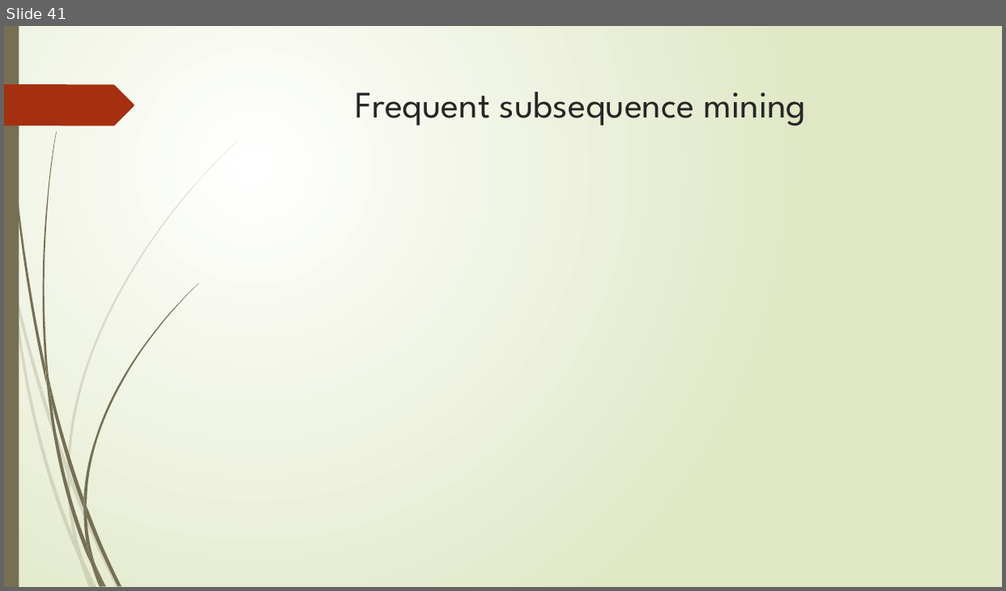
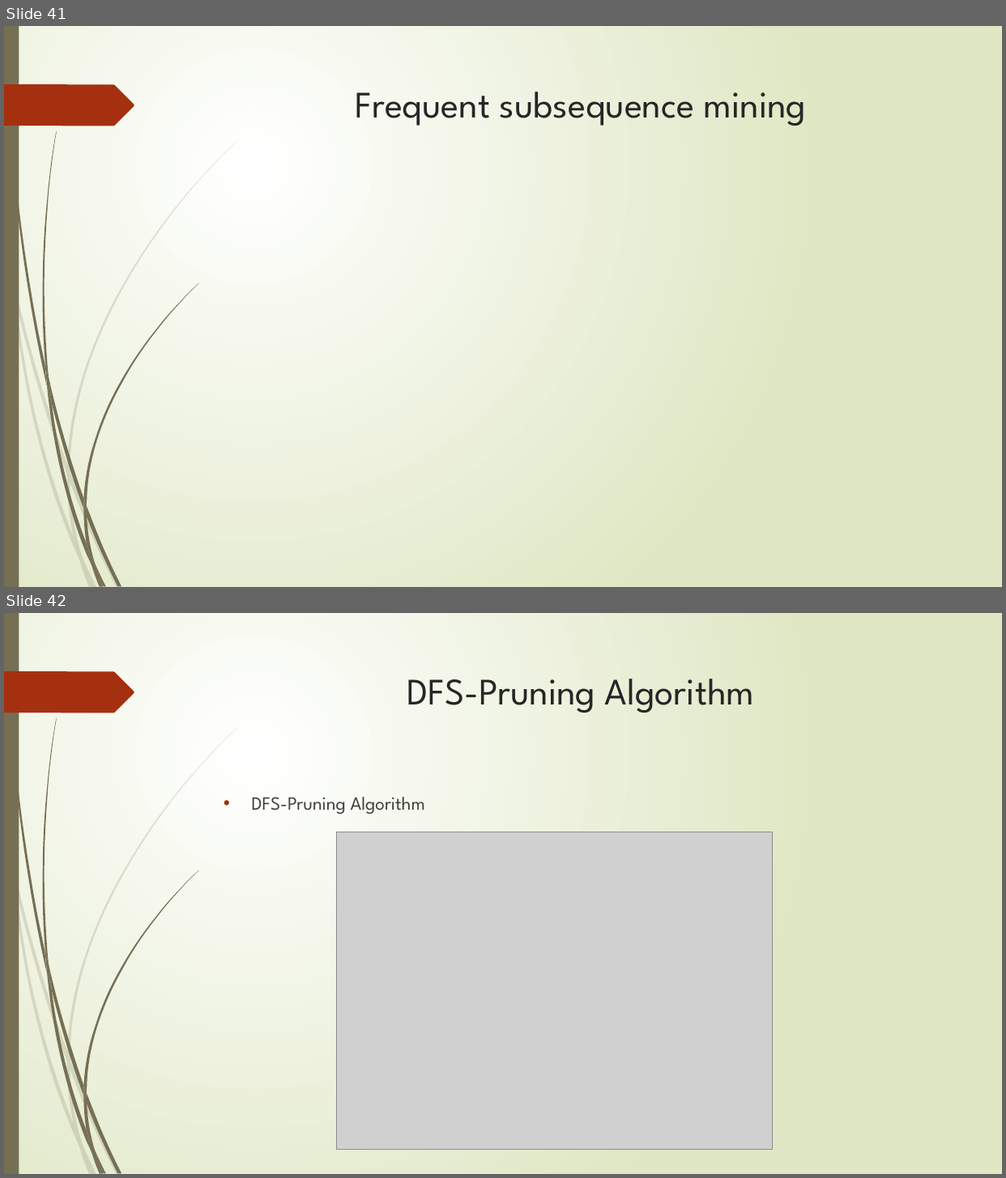
Before and after one commit to zixiaojindao/time-series-survey, a slide deck: slide/tsdm.pptx. Shown one above the other, each under a label of ours: slide 41 before the commit, slides 41 and 42 after it. The pictures are 1006x591 and 1006x1178 pixels, drawn with LibreOffice and Linux fonts; fonts in the diff are those of the drawing; grey boxes stand for pictures. Boxes give left, top, right and bottom in pixels: in the first picture for what was removed or moved away, otherwise in the second. Text is boxed around its words. In the diff, an @@ line names an element or a change of style, - is before the commit and + after.

```diff
--- a/slide/tsdm.pptx
+++ b/slide/tsdm.pptx
@@ slide 42 added at bbox=[4, 613, 1002, 1174], background gradient #FFFFFF to #DFE8C4; not listed: 24 template elements that a slide beside it also shows @@
@@ title added at bbox=[407, 679, 755, 713], 36 pt, text #262626 @@
+DFS-Pruning Algorithm
@@ text added at bbox=[252, 797, 425, 814], 18 pt, text #404040 @@
+• DFS-Pruning Algorithm
@@ picture added at bbox=[336, 833, 772, 1150] @@
```
Also in this commit, not shown: 1 slide changed, 2 other slides added.
